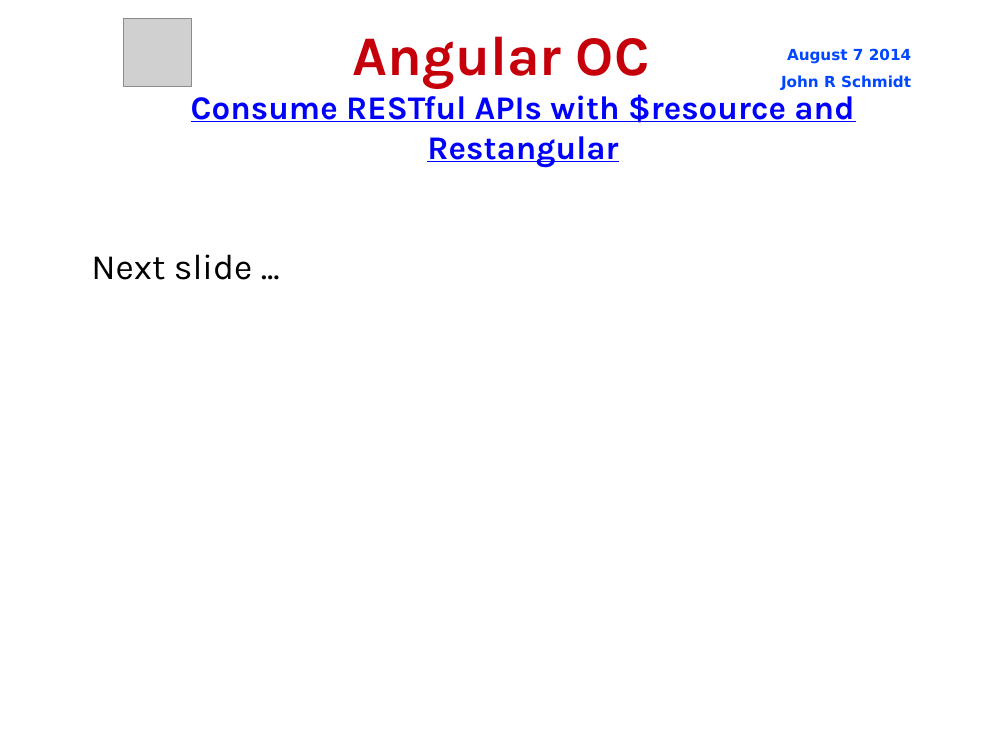
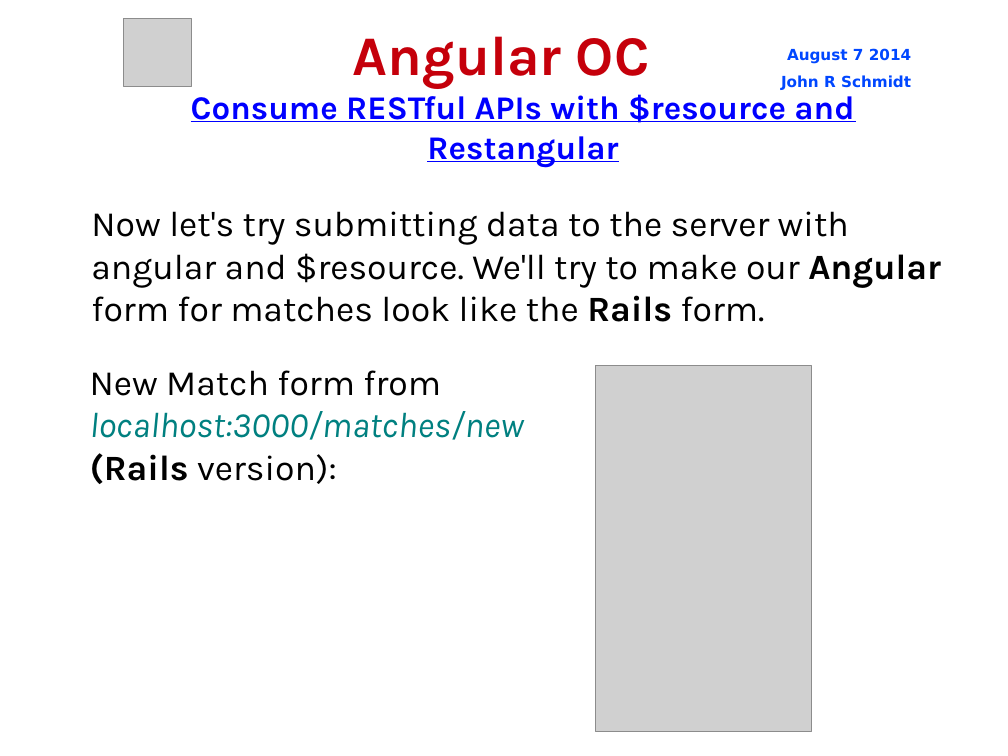
Before and after one commit to jrschmidt/fifa-angular-rest-demo, a slide deck: slide 36 of fifa.odp. Drawn at 1008x756 pixels with LibreOffice and Linux fonts; fonts in the diff are those of the drawing; grey boxes stand for pictures; background and template pictures are left out. Boxes give left, top, right and bottom in pixels: in the first picture for what was removed or moved away, otherwise in the second. Text is boxed around its words. In the diff, an @@ line names an element or a change of style, - is before the commit and + after.

```diff
--- a/fifa.odp
+++ b/fifa.odp
@@ subtitle at box(91, 211, 941, 322): text changed @@
-Next slide ...
+Now let's try submitting data to the server with angular and $resource. We'll try to make our Angular form for matches look like the Rails form.
@@ text added at box(90, 370, 524, 484), 28 pt, text #000000 @@
+New Match form from
+localhost:3000/matches/new
+(Rails version):
@@ picture added at box(595, 366, 811, 732) @@
```
Also in this commit, not shown: 3 other files.
